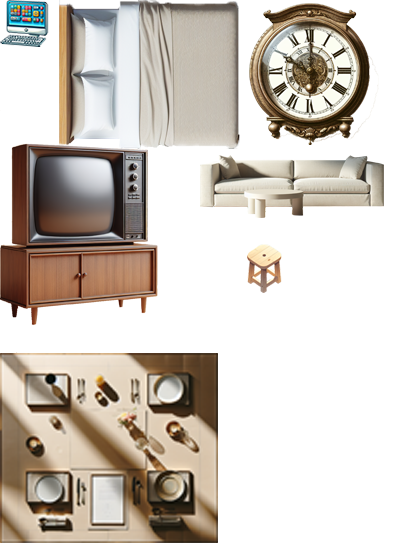
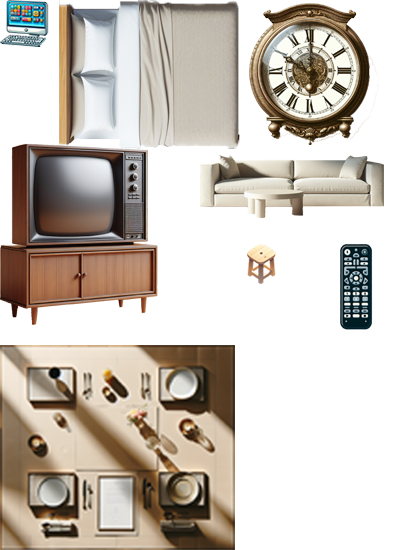
Layers edited between the first and the second (400, 550) image:
added layer "遥控器" above "凳子" over bbox(340, 244, 373, 333)
painted on "凳子" over bbox(247, 244, 282, 293)
painted on "餐桌" over bbox(0, 345, 235, 550)
